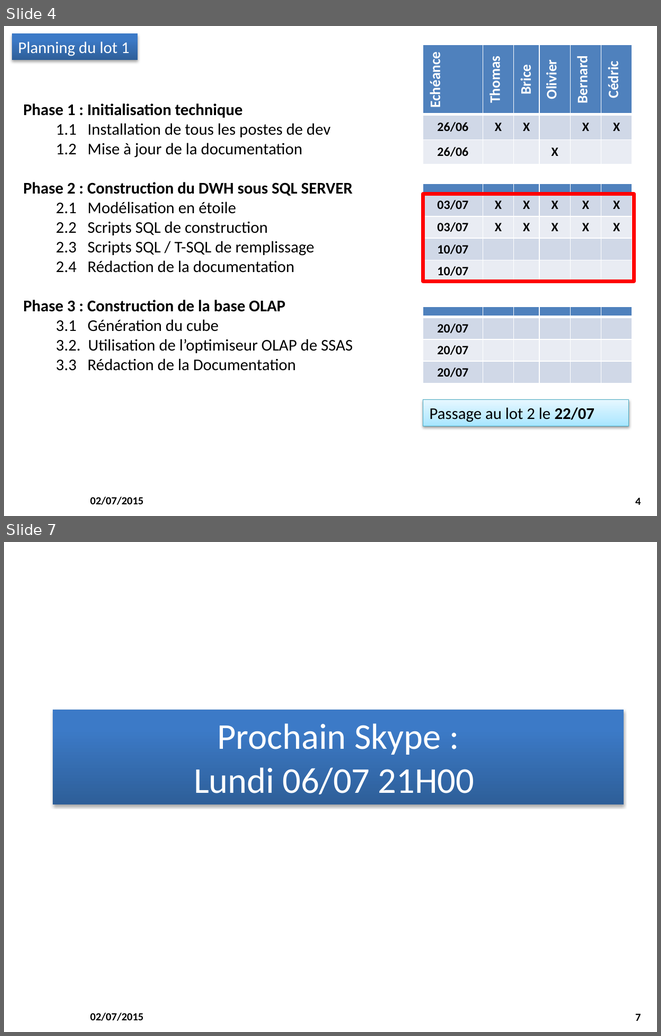
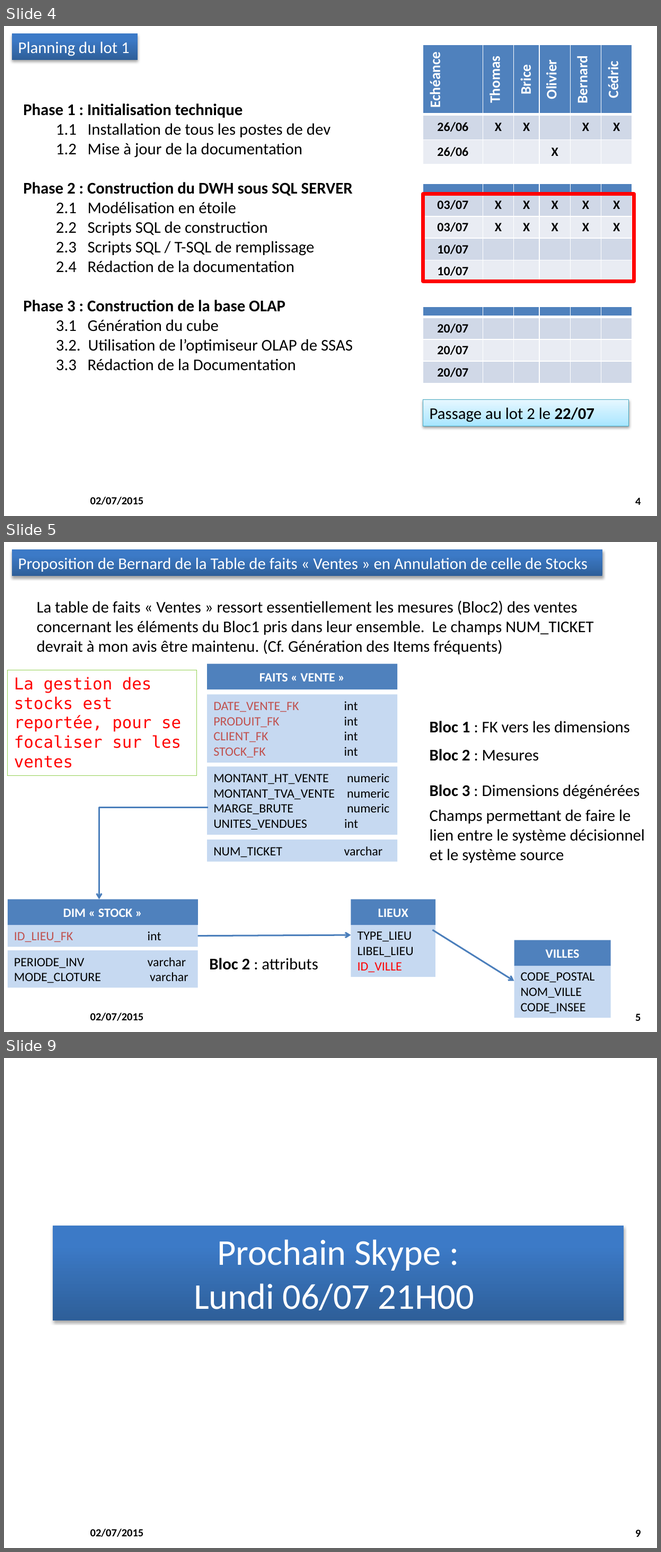
Before and after one commit to M2SIID-ODE/Projet_ODE, a slide deck: Documentation/4 - Suivi projet/Point_Equipe_2015-07-02.pptx. Shown one above the other, each under a label of ours: slides 4 and 7 before the commit, slides 4, 5 and 9 after it; the slides between them are not shown. The pictures are 661x1036 and 661x1552 pixels, drawn with LibreOffice and Linux fonts; fonts in the diff are those of the drawing; background and template pictures are left out. Boxes give left, top, right and bottom in pixels: in the first picture for what was removed or moved away, otherwise in the second. Text is boxed around its words. In the diff, an @@ line names an element or a change of style, - is before the commit and + after.

Commit message:
Documentation et données DWH
> Point d'équipe du 02/07/2015
> Données des villes et des categories pour le DWH

```diff
--- a/Documentation/4 - Suivi projet/Point_Equipe_2015-07-02.pptx
+++ b/Documentation/4 - Suivi projet/Point_Equipe_2015-07-02.pptx
@@ slide 5 added at (4,542,657,1032), background #FFFFFF; not listed: 2 template elements that a slide beside it also shows @@
@@ rectangle added at (12,550,602,576), fill gradient #2F5F99 to #3D7CC7 to #3A7CCB, 18 pt, text #FFFFFF @@
+Proposition de Bernard de la Table de faits « Ventes » en Annulation de celle de Stocks
@@ text added at (37,600,593,654), 18 pt, text #000000 @@
+La table de faits « Ventes » ressort essentiellement les mesures (Bloc2) des ventes concernant les éléments du Bloc1 pris dans leur ensemble. Le champs NUM_TICKET devrait à mon avis être maintenu. (Cf. Génération des Items fréquents)
@@ snip same rect added at (207,664,397,689), fill #4F81BD, 14 pt, text #FFFFFF, bold @@
+FAITS « VENTE »
@@ rectangle added at (7,670,196,776), outline #92D050 0.75 pt, 18 pt, text #FF0000 @@
+La gestion des stocks est reportée, pour se focaliser sur les ventes
@@ rectangle added at (207,694,397,762), fill #C6D9F1, 14 pt, text #C0504D @@
+DATE_VENTE_FK int
+PRODUIT_FK int
+CLIENT_FK int
+STOCK_FK int
@@ text added at (430,721,630,733), 18 pt, text #000000 @@
+Bloc 1 : FK vers les dimensions
@@ text added at (430,749,539,761), 18 pt, text #000000 @@
+Bloc 2 : Mesures
@@ rectangle added at (207,767,397,835), fill #C6D9F1, 14 pt, text #000000 @@
+MONTANT_HT_VENTE numeric
+MONTANT_TVA_VENTE numeric
+MARGE_BRUTE numeric
+UNITES_VENDUES int
@@ text added at (430,784,645,863), 18 pt, text #000000 @@
+Bloc 3 : Dimensions dégénérées
+Champs permettant de faire le lien entre le système décisionnel et le système source
@@ elbow arrow added from (208, 807) to (99, 899), #4B7EBC 1.75 pt @@
@@ rectangle added at (207,840,397,862), fill #C6D9F1, 14 pt, text #000000 @@
+NUM_TICKET varchar
@@ snip same rect added at (8,899,198,925), fill #4F81BD, 14 pt, text #FFFFFF, bold @@
+DIM « STOCK »
@@ snip same rect added at (351,899,435,925), fill #4F81BD, 14 pt, text #FFFFFF, bold @@
+LIEUX
@@ rectangle added at (8,925,198,947), fill #C6D9F1, 14 pt, text #C0504D @@
+ID_LIEU_FK int
@@ arrow added from (198, 936) to (351, 935), #4B7EBC 1.75 pt @@
@@ rectangle added at (351,924,435,977), fill #C6D9F1, 14 pt, text #000000 @@
+TYPE_LIEU
+LIBEL_LIEU
+ID_VILLE
@@ arrow added from (432, 930) to (514, 981), #4B7EBC 1.75 pt @@
@@ rectangle added at (7,950,197,987), fill #C6D9F1, 14 pt, text #000000 @@
+PERIODE_INV varchar
+MODE_CLOTURE varchar
@@ snip same rect added at (514,940,611,965), fill #4F81BD, 14 pt, text #FFFFFF, bold @@
+VILLES
@@ text added at (209,958,318,970), 18 pt, text #000000 @@
+Bloc 2 : attributs
@@ rectangle added at (514,964,611,1017), fill #C6D9F1, 14 pt, text #000000 @@
+CODE_POSTAL
+NOM_VILLE
+CODE_INSEE
@@ what was slide 7 is now slide 9 @@
@@ page number at (635,1529,641,1537): text changed @@
-7
+9
```
Also in this commit, not shown: 3 slides changed, 1 other slide added, 2 other files.
